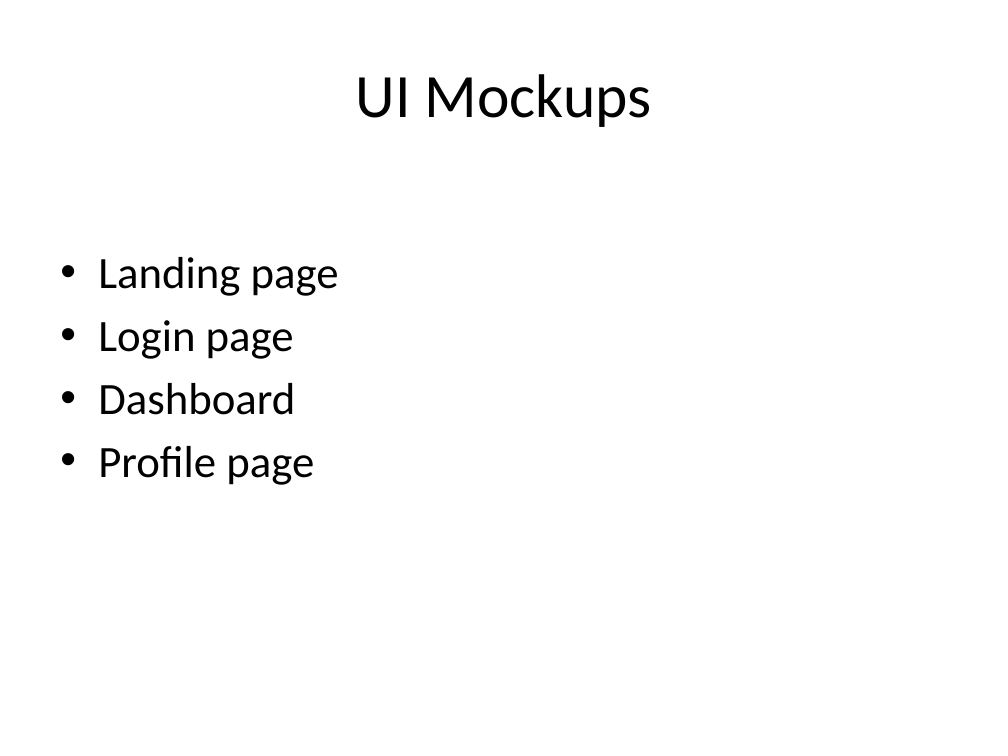
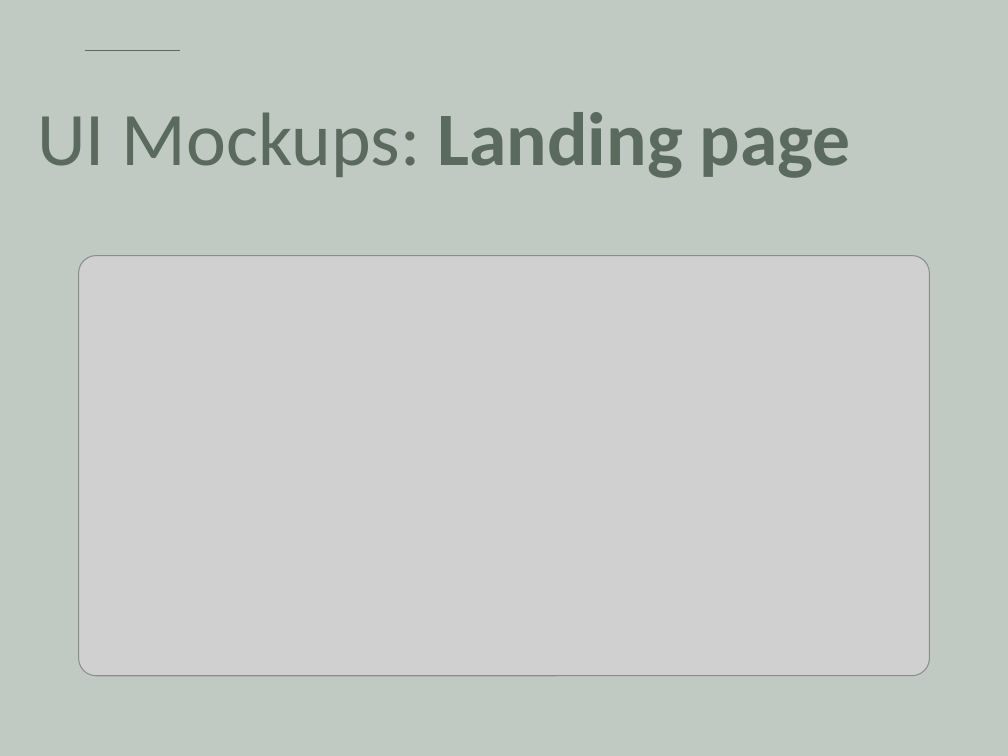
Before and after one commit to humairaaktershanti/instracore, a slide deck: slide 9 of InstaCore_Presentation_DiTech_Squad.pptx. Drawn at 1008x756 pixels with LibreOffice and Linux fonts; fonts in the diff are those of the drawing; grey boxes stand for pictures. Boxes give left, top, right and bottom in pixels: in the first picture for what was removed or moved away, otherwise in the second. Text is boxed around its words. In the diff, an @@ line names an element or a change of style, - is before the commit and + after.

```diff
--- a/InstaCore_Presentation_DiTech_Squad.pptx
+++ b/InstaCore_Presentation_DiTech_Squad.pptx
@@ background #FFFFFF to #C0C9C2 @@
@@ line added from (85, 50) to (179, 50), #5B6A5E 1.25 pt @@
@@ title at bbox=[37, 112, 851, 178]: text changed; size 44 to 54 pt; text colour #000000 to #5B6A5E; bold on @@
-UI Mockups
+UI Mockups: Landing page
@@ picture added at bbox=[79, 256, 929, 676] @@
@@ text removed at bbox=[98, 257, 339, 485] @@
-• Landing page
-• Login page
-• Dashboard
-• Profile page
```
Also in this commit, not shown: 7 other slides changed, 6 slides added, 3 slides removed.
